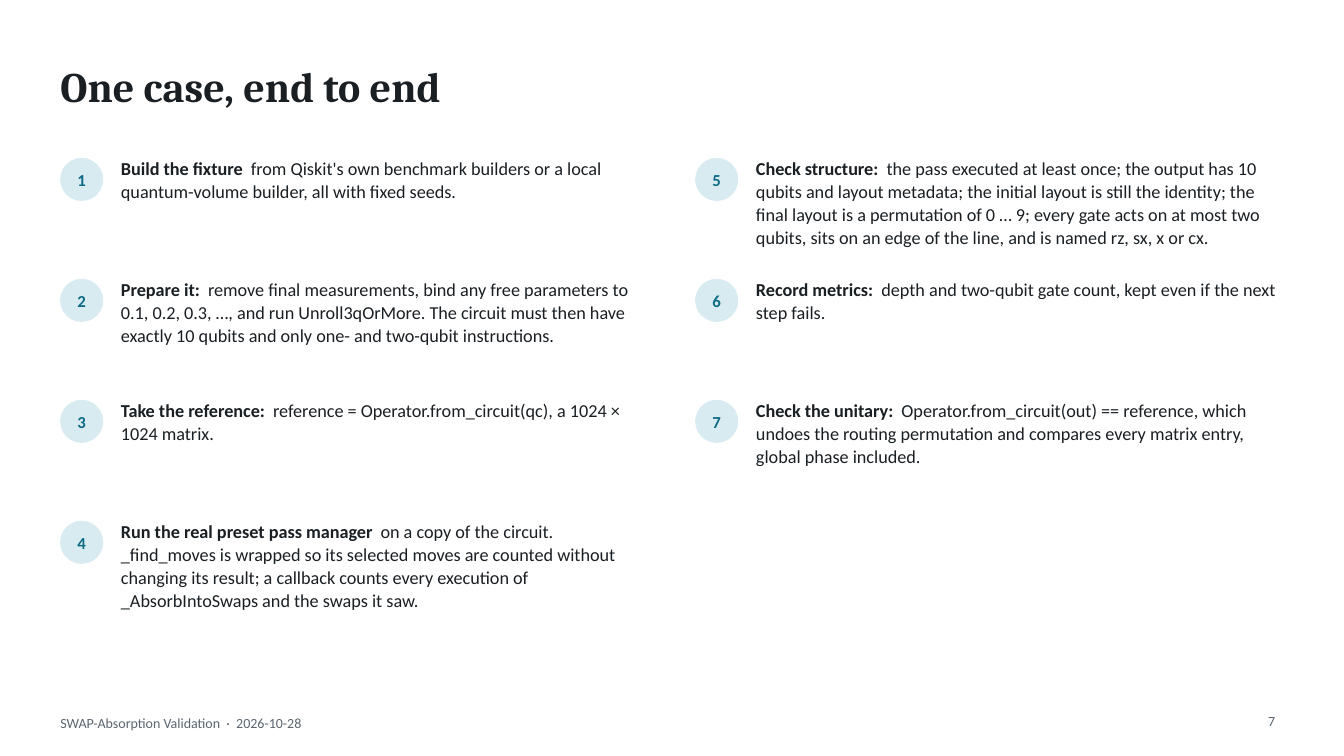
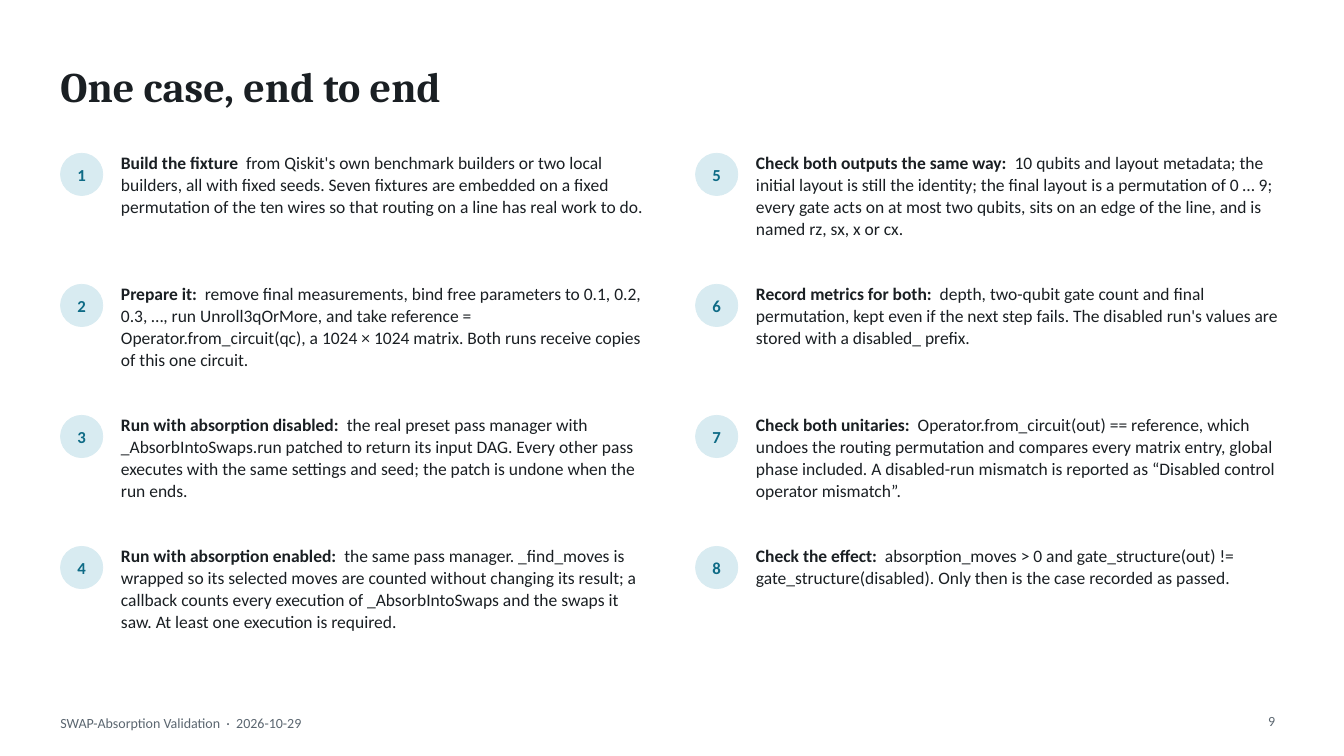
Before and after one commit to AI-native-Systems-Research/qiskit-swap-asbsorption-validation, a slide deck: slide 9 of swap_absorption_validation.pptx (slide 7 before the commit). Drawn at 1344x756 pixels with LibreOffice and Linux fonts; fonts in the diff are those of the drawing. Boxes give left, top, right and bottom in pixels: in the first picture for what was removed or moved away, otherwise in the second. Text is boxed around its words. In the diff, an @@ line names an element or a change of style, - is before the commit and + after.

Commit message:
Fixes in the report

```diff
--- a/swap_absorption_validation.pptx
+++ b/swap_absorption_validation.pptx
@@ text at bbox=[121, 156, 643, 216]: text changed; size 13 to 12.5 pt @@
-Build the fixture from Qiskit's own benchmark builders or a local quantum-volume builder, all with fixed seeds.
+Build the fixture from Qiskit's own benchmark builders or two local builders, all with fixed seeds. Seven fixtures are embedded on a fixed permutation of the ten wires so that routing on a line has real work to do.
@@ 2 texts, 2 ellipses: place and size @@
-2 texts, 2 ellipses at bbox=[60, 158, 738, 201]
+2 texts, 2 ellipses at bbox=[60, 153, 738, 196]
@@ text at bbox=[756, 156, 1273, 237]: text changed; size 13 to 12.5 pt @@
-Check structure: the pass executed at least once; the output has 10 qubits and layout metadata; the initial layout is still the identity; the final layout is a permutation of 0 … 9; every gate acts on at most two qubits, sits on an edge of the line, and is named rz, sx, x or cx.
+Check both outputs the same way: 10 qubits and layout metadata; the initial layout is still the identity; the final layout is a permutation of 0 … 9; every gate acts on at most two qubits, sits on an edge of the line, and is named rz, sx, x or cx.
@@ text at bbox=[121, 288, 640, 366]: text changed; size 13 to 12.5 pt @@
-Prepare it: remove final measurements, bind any free parameters to 0.1, 0.2, 0.3, …, and run Unroll3qOrMore. The circuit must then have exactly 10 qubits and only one- and two-qubit instructions.
+Prepare it: remove final measurements, bind free parameters to 0.1, 0.2, 0.3, …, run Unroll3qOrMore, and take reference = Operator.from_circuit(qc), a 1024 × 1024 matrix. Both runs receive copies of this one circuit.
@@ 2 texts, 2 ellipses: place and size @@
-2 texts, 2 ellipses at bbox=[60, 279, 738, 322]
+2 texts, 2 ellipses at bbox=[60, 284, 738, 327]
@@ text at bbox=[756, 287, 1278, 347]: text changed; size 13 to 12.5 pt @@
-Record metrics: depth and two-qubit gate count, kept even if the next step fails.
+Record metrics for both: depth, two-qubit gate count and final permutation, kept even if the next step fails. The disabled run's values are stored with a disabled_ prefix.
@@ text at bbox=[121, 418, 635, 497]: text changed; size 13 to 12.5 pt @@
-Take the reference: reference = Operator.from_circuit(qc), a 1024 × 1024 matrix.
+Run with absorption disabled: the real preset pass manager with _AbsorbIntoSwaps.run patched to return its input DAG. Every other pass executes with the same settings and seed; the patch is undone when the run ends.
@@ 2 texts, 2 ellipses: place and size @@
-2 texts, 2 ellipses at bbox=[60, 400, 738, 443]
+2 texts, 2 ellipses at bbox=[60, 415, 738, 458]
@@ text at bbox=[756, 418, 1274, 500]: text changed; size 13 to 12.5 pt @@
-Check the unitary: Operator.from_circuit(out) == reference, which undoes the routing permutation and compares every matrix entry, global phase included.
+Check both unitaries: Operator.from_circuit(out) == reference, which undoes the routing permutation and compares every matrix entry, global phase included. A disabled-run mismatch is reported as “Disabled control operator mismatch”.
@@ text "4": place and size @@
-text "4" at bbox=[77, 538, 85, 549]
+text "4" at bbox=[77, 563, 85, 574]
@@ ellipse: place and size @@
-ellipse at bbox=[60, 521, 103, 564]
+ellipse at bbox=[60, 546, 103, 589]
@@ text at bbox=[121, 549, 636, 631]: text changed; size 13 to 12.5 pt @@
-Run the real preset pass manager on a copy of the circuit. _find_moves is wrapped so its selected moves are counted without changing its result; a callback counts every execution of _AbsorbIntoSwaps and the swaps it saw.
+Run with absorption enabled: the same pass manager. _find_moves is wrapped so its selected moves are counted without changing its result; a callback counts every execution of _AbsorbIntoSwaps and the swaps it saw. At least one execution is required.
@@ ellipse added at bbox=[696, 546, 738, 589], fill #D8EBF1, outline #D8EBF1 0.5 pt @@
@@ text added at bbox=[712, 562, 720, 574], 12 pt, text #0E6B86, bold @@
+8
@@ text added at bbox=[756, 549, 1229, 587], 12.5 pt, text #1A1F23 @@
+Check the effect: absorption_moves > 0 and gate_structure(out) != gate_structure(disabled). Only then is the case recorded as passed.
@@ text at bbox=[60, 718, 301, 730]: text changed @@
-SWAP-Absorption Validation · 2026-10-28
+SWAP-Absorption Validation · 2026-10-29
@@ page number at bbox=[1268, 717, 1275, 726]: text changed @@
-7
+9
```
Also in this commit, not shown: 16 other slides changed, 3 slides added, 1 slide removed, 5 other files.
